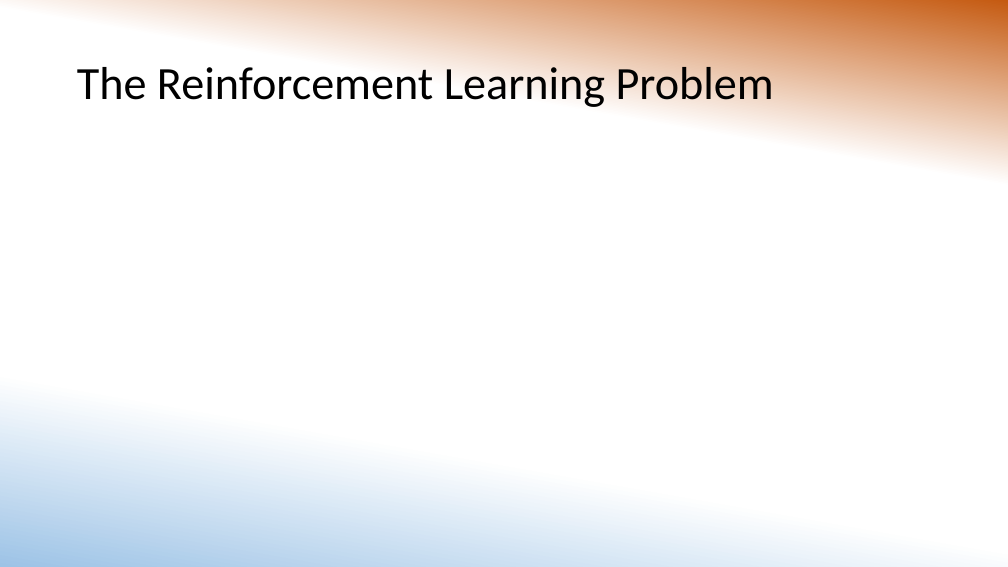
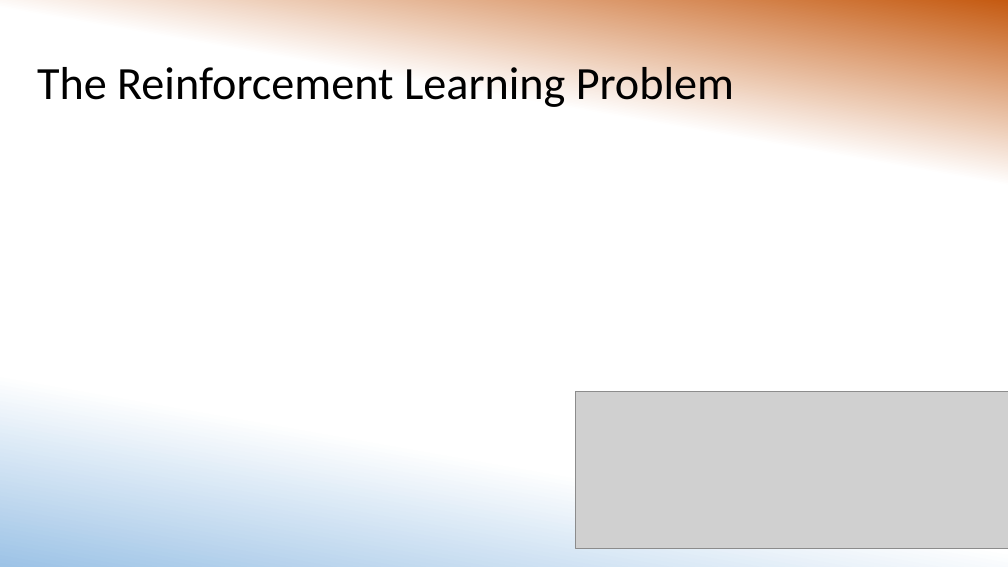
Before and after one commit to MorganMWJ/sem1020-paper-presentations, a slide deck: slide 3 of DQN/dqn_slides.pptx. Drawn at 1008x567 pixels with LibreOffice and Linux fonts; fonts in the diff are those of the drawing; grey boxes stand for pictures. Boxes give left, top, right and bottom in pixels: in the first picture for what was removed or moved away, otherwise in the second. Text is boxed around its words. In the diff, an @@ line names an element or a change of style, - is before the commit and + after.

```diff
--- a/DQN/dqn_slides.pptx
+++ b/DQN/dqn_slides.pptx
@@ title "The Reinforcement Learning Problem": place and size @@
-title "The Reinforcement Learning Problem" at (77, 67, 774, 111)
+title "The Reinforcement Learning Problem" at (37, 67, 734, 111)
@@ picture added at (575, 391, 1008, 548) @@
```
Also in this commit, not shown: 4 other slides changed, 3 other files.
